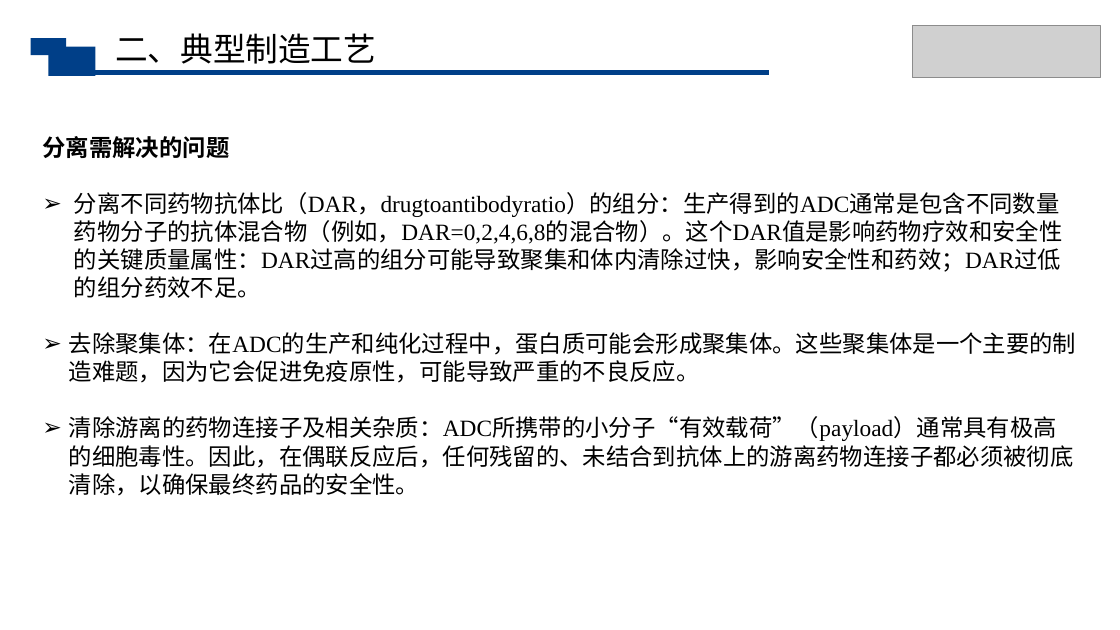
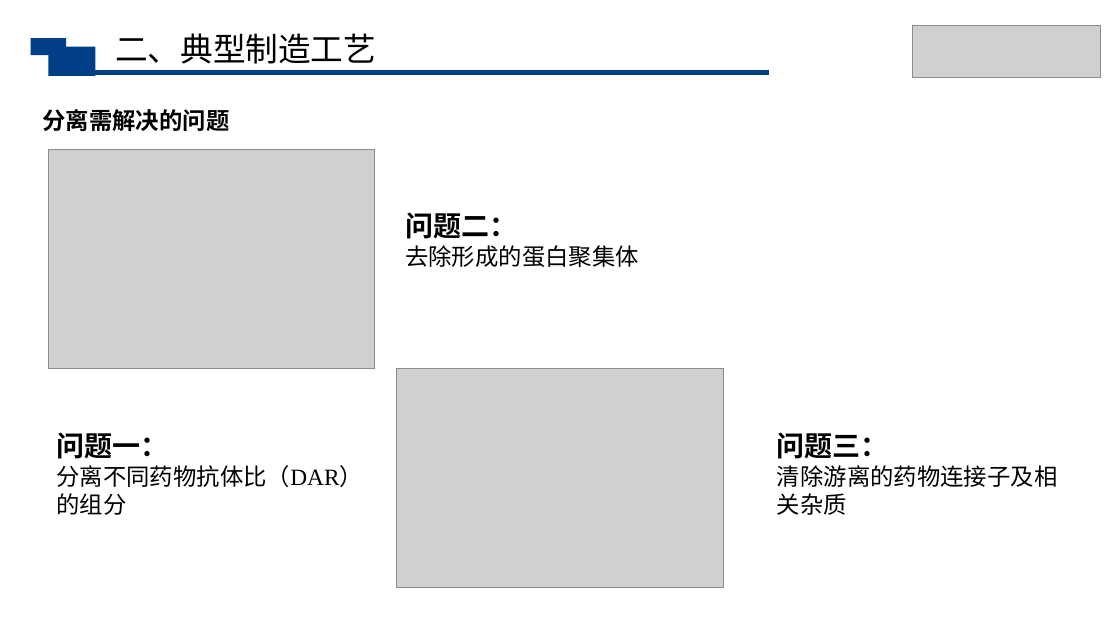
Before and after one commit to Raymon-Lyu/Veterinary-Medicine, a slide deck: slide 8 of 生物分离工程/第十组汇报ppt.pptx. Drawn at 1120x630 pixels with LibreOffice and Linux fonts; fonts in the diff are those of the drawing; grey boxes stand for pictures. Boxes give left, top, right and bottom in pixels: in the first picture for what was removed or moved away, otherwise in the second. Text is boxed around its words. In the diff, an @@ line names an element or a change of style, - is before the commit and + after.

```diff
--- a/生物分离工程/第十组汇报ppt.pptx
+++ b/生物分离工程/第十组汇报ppt.pptx
@@ text added at (x1=42, y1=109, x2=229, y2=131), 20 pt, text #000000, bold @@
+分离需解决的问题
@@ text removed at (x1=42, y1=136, x2=1077, y2=496) @@
-分离需解决的问题
-➢ 分离不同药物抗体比（DAR，drugtoantibodyratio）的组分：生产得到的ADC通常是包含不同数量药物分子的抗体混合物（例如，DAR=0,2,4,6,8的混合物）。这个DAR值是影响药物疗效和安全性的关键质量属性：DAR过高的组分可能导致聚集和体内清除过快，影响安全性和药效；DAR过低的组分药效不足。
-➢ 去除聚集体：在ADC的生产和纯化过程中，蛋白质可能会形成聚集体。这些聚集体是一个主要的制造难题，因为它会促进免疫原性，可能导致严重的不良反应。
-➢ 清除游离的药物连接子及相关杂质：ADC所携带的小分子“有效载荷”（payload）通常具有极高的细胞毒性。因此，在偶联反应后，任何残留的、未结合到抗体上的游离药物连接子都必须被彻底清除，以确保最终药品的安全性。
@@ picture added at (x1=49, y1=150, x2=375, y2=369) @@
@@ text added at (x1=405, y1=212, x2=639, y2=267), 20 pt, text #000000 @@
+问题二：
+去除形成的蛋白聚集体
@@ picture added at (x1=397, y1=369, x2=723, y2=588) @@
@@ text added at (x1=57, y1=432, x2=364, y2=515), 20 pt, text #000000 @@
+问题一：
+分离不同药物抗体比（DAR）的组分
@@ text added at (x1=777, y1=432, x2=1057, y2=515), 20 pt, text #000000 @@
+问题三：
+清除游离的药物连接子及相关杂质
```
Also in this commit, not shown: 1 other slide changed, 1 other file.
